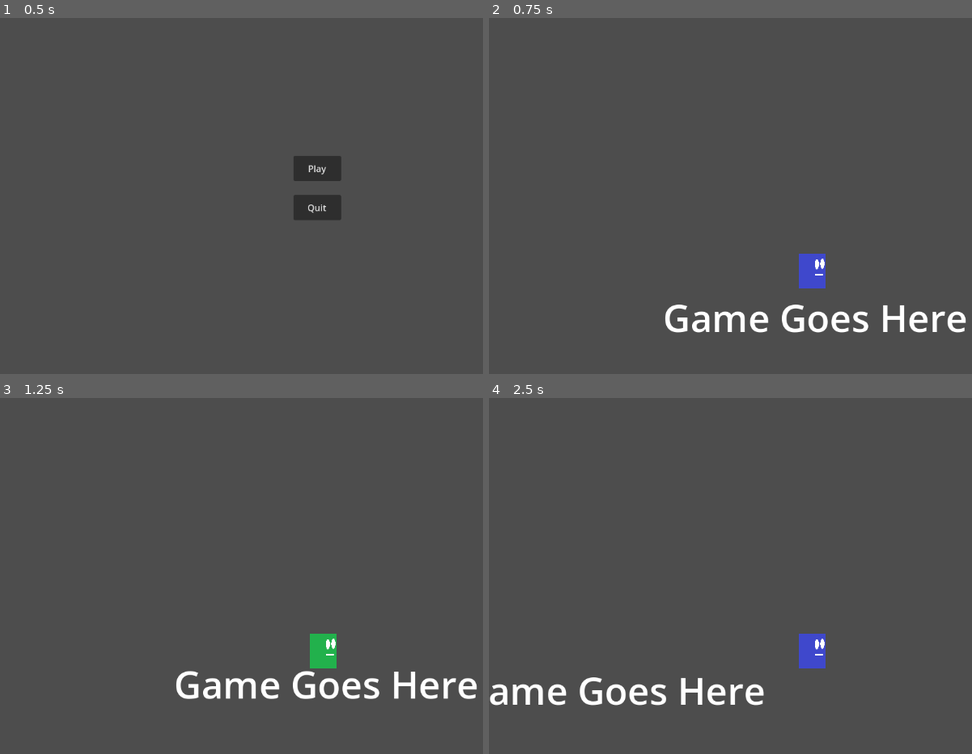
Above: before the commit, frames 1-4 (two rows, left to right).
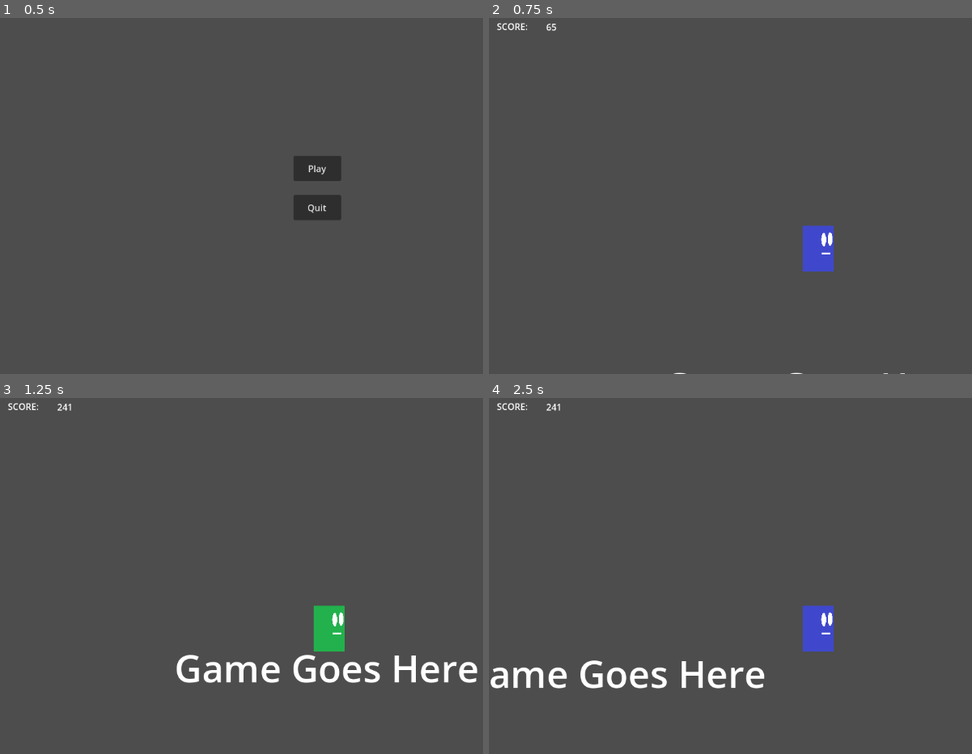
Above: after the commit, the same moments.

Repository: red-star-fighter/Test-Game-Project-2
Game: Godot game, scene res://Main Menu.tscn
Same seed, same stepped clock (60 frames per second), same inputs: the game is played once before the commit and once after it.
Inputs:
- Up to frame 1 (0.5 s): no input
- Up to frame 2 (0.75 s): click "Play" at 0.5 s
- Up to frame 3 (1.25 s): no input
- Up to frame 4 (2.5 s): tap Enter (ui_accept) at 1.25, 1.52, 2.27 s; hold Right (ui_right) from 1.28 s (still down)

Frame 1 is identical in both runs. In frame 2, 2.9% of the frame differs, in the area x 1-99%, y 1-100%; in frame 3, 4.1%, in the area x 1-99%, y 1-85%; in frame 4, 3.8%.

Commit message:
score system
created player scoring system and labels

Diff:
--- a/Game World.tscn
+++ b/Game World.tscn
@@ -23,5 +23,4 @@
 shape = SubResource("RectangleShape2D_p7sp5")
 
 [node name="CharacterBody2D" parent="." instance=ExtResource("1_g200y")]
-position = Vector2(529, 213)
-scale = Vector2(0.2, 0.2)
+position = Vector2(528, 91)
--- /dev/null
+++ b/Player/CollisionShape2D.gd
@@ -0,0 +1,13 @@
+extends CollisionShape2D
+
+var score = 0
+
+# Called when the node enters the scene tree for the first time.
+func _ready():
+	pass # Replace with function body.
+
+
+# Called every frame. 'delta' is the elapsed time since the previous frame.
+func _process(delta):
+	score = self.global_transform.origin.y
+	pass
--- /dev/null
+++ b/Player/Label.gd
@@ -0,0 +1,18 @@
+extends Label
+
+@onready var player = get_node("../CollisionShape2D")
+var score = ""
+
+# Called when the node enters the scene tree for the first time.
+func _ready():
+	self.text = "0"
+	pass # Replace with function body.
+
+
+# Called every frame. 'delta' is the elapsed time since the previous frame.
+func _process(_delta):
+	# Checks player score and updates max score.
+	if player.global_transform.origin.y > int(score):
+		score = str(int(player.global_transform.origin.y))
+		self.text = score
+	pass
--- a/Player/Player.tscn
+++ b/Player/Player.tscn
@@ -1,13 +1,15 @@
-[gd_scene load_steps=17 format=3 uid="uid://cdj1dk2txixxl"]
+[gd_scene load_steps=20 format=3 uid="uid://cdj1dk2txixxl"]
 
 [ext_resource type="Script" path="res://Player/Player.gd" id="1_yg2wf"]
 [ext_resource type="Texture2D" uid="uid://b1e252ki55kup" path="res://Player/Player sheet 4.png" id="2_2gmu1"]
+[ext_resource type="Script" path="res://Player/CollisionShape2D.gd" id="2_o8lsh"]
 [ext_resource type="Texture2D" uid="uid://djule0hnqeyv5" path="res://Player/Player sheet 3.png" id="2_v6jed"]
 [ext_resource type="Texture2D" uid="uid://csq1xbunt017i" path="res://Player/Player sheet 2.png" id="3_mj4rd"]
 [ext_resource type="Texture2D" uid="uid://clrklelx272t8" path="res://Player/Player sheet.png" id="4_qfbag"]
+[ext_resource type="Script" path="res://Player/Label.gd" id="7_yn208"]
 
 [sub_resource type="RectangleShape2D" id="RectangleShape2D_ugk81"]
-size = Vector2(238, 309)
+size = Vector2(55, 82)
 
 [sub_resource type="AtlasTexture" id="AtlasTexture_i08b5"]
 atlas = ExtResource("2_2gmu1")
@@ -60,6 +62,52 @@
 "speed": 5.0
 }]
 
+[sub_resource type="GDScript" id="GDScript_g3lyl"]
+script/source = "extends RichTextLabel
+
+@onready var player = get_node(\"../..\")
+
+# Called when the node enters the scene tree for the first time.
+func _ready():
+	self.text = \"SCORE: \"
+	pass # Replace with function body.
+
+
+# Called every frame. 'delta' is the elapsed time since the previous frame.
+func _process(_delta):
+	self.text = \"SCORE: \"
+	pass
+"
+
+[sub_resource type="Animation" id="Animation_r46dd"]
+resource_name = "Fall"
+length = 0.1
+loop_mode = 1
+tracks/0/type = "value"
+tracks/0/imported = false
+tracks/0/enabled = true
+tracks/0/path = NodePath("AnimatedSprite2D:animation")
+tracks/0/interp = 1
+tracks/0/loop_wrap = true
+tracks/0/keys = {
+"times": PackedFloat32Array(0.1),
+"transitions": PackedFloat32Array(1),
+"update": 1,
+"values": [&"Fall"]
+}
+tracks/1/type = "value"
+tracks/1/imported = false
+tracks/1/enabled = true
+tracks/1/path = NodePath("AnimatedSprite2D:frame")
+tracks/1/interp = 1
+tracks/1/loop_wrap = true
+tracks/1/keys = {
+"times": PackedFloat32Array(0),
+"transitions": PackedFloat32Array(1),
+"update": 1,
+"values": [0]
+}
+
 [sub_resource type="Animation" id="Animation_ttp07"]
 resource_name = "Idle"
 length = 0.1
@@ -133,35 +181,6 @@
 "transitions": PackedFloat32Array(1),
 "update": 1,
 "values": [&"Run"]
-}
-tracks/1/type = "value"
-tracks/1/imported = false
-tracks/1/enabled = true
-tracks/1/path = NodePath("AnimatedSprite2D:frame")
-tracks/1/interp = 1
-tracks/1/loop_wrap = true
-tracks/1/keys = {
-"times": PackedFloat32Array(0),
-"transitions": PackedFloat32Array(1),
-"update": 1,
-"values": [0]
-}
-
-[sub_resource type="Animation" id="Animation_r46dd"]
-resource_name = "Fall"
-length = 0.1
-loop_mode = 1
-tracks/0/type = "value"
-tracks/0/imported = false
-tracks/0/enabled = true
-tracks/0/path = NodePath("AnimatedSprite2D:animation")
-tracks/0/interp = 1
-tracks/0/loop_wrap = true
-tracks/0/keys = {
-"times": PackedFloat32Array(0.1),
-"transitions": PackedFloat32Array(1),
-"update": 1,
-"values": [&"Fall"]
 }
 tracks/1/type = "value"
 tracks/1/imported = false
@@ -188,15 +207,26 @@
 script = ExtResource("1_yg2wf")
 
 [node name="CollisionShape2D" type="CollisionShape2D" parent="."]
-position = Vector2(0, -0.5)
+position = Vector2(10.5, -40)
 shape = SubResource("RectangleShape2D_ugk81")
+script = ExtResource("2_o8lsh")
 
 [node name="AnimatedSprite2D" type="AnimatedSprite2D" parent="."]
+position = Vector2(11, -40)
+scale = Vector2(0.231092, 0.263754)
 sprite_frames = SubResource("SpriteFrames_5u1l6")
 animation = &"Fall"
 
 [node name="Camera2D" type="Camera2D" parent="."]
 offset = Vector2(0, -140)
+
+[node name="ScoreCounter" type="RichTextLabel" parent="Camera2D"]
+offset_left = -562.0
+offset_top = -449.0
+offset_right = -493.0
+offset_bottom = -420.0
+text = "SCORE: "
+script = SubResource("GDScript_g3lyl")
 
 [node name="AnimationPlayer" type="AnimationPlayer" parent="."]
 libraries = {
@@ -204,3 +234,11 @@
 }
 
 [node name="AnimationTree" type="AnimationTree" parent="."]
+
+[node name="Score" type="Label" parent="."]
+offset_left = -474.0
+offset_top = -448.0
+offset_right = -289.0
+offset_bottom = -351.0
+text = "0000000"
+script = ExtResource("7_yn208")
